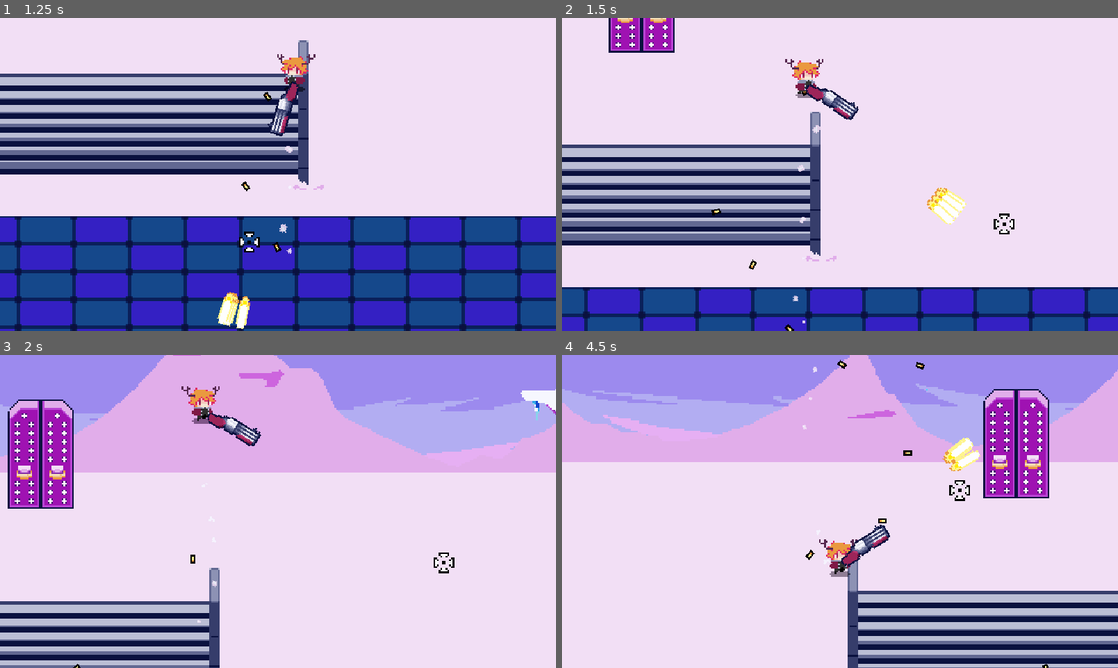
Above: before the commit, frames 1-4 (two rows, left to right).
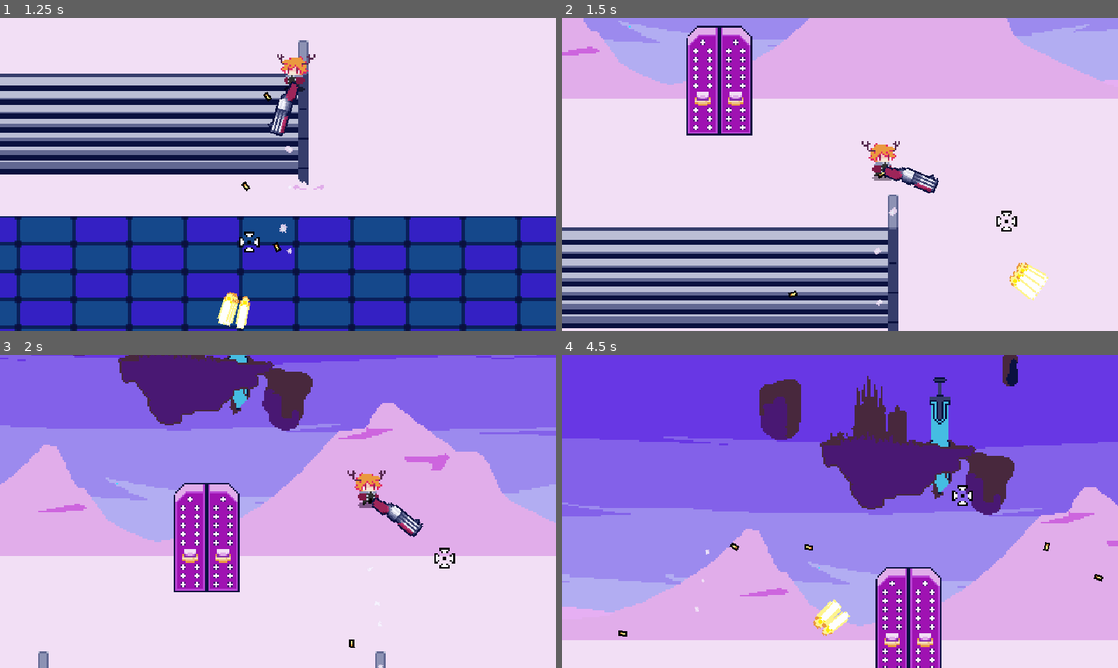
Above: after the commit, the same moments.

Repository: gisotra/protoroguelike
Game: Godot game, scene res://scenes/levels/lobby_room.tscn
Same seed, same stepped clock (60 frames per second), same inputs: the game is played once before the commit and once after it. This scene is started directly instead of the project's main scene.
Inputs (mouse positions are in pixels of both pictures, inside the frame that each line leads up to):
- Up to frame 1 (1.25 s): move the mouse to (250, 237) at 0.52 s; press the mouse at (250, 237) at 0.53 s; hold W (move_up) from 0.53 s (still down)
- Up to frame 2 (1.5 s): keep holding W (move_up); move the mouse to (1006, 221) at 1.27 s; release the mouse at (1006, 221) at 1.28 s; click (1006, 221) at 1.35 s
- Up to frame 3 (2 s): keep holding W (move_up)
- Up to frame 4 (4.5 s): move the mouse to (673, 464) at 2.02 s; release W (move_up) at 2.03 s; press the mouse at (673, 464) at 2.03 s; hold A (move_left) 2.03-3.53 s; move the mouse to (867, 511) at 2.77 s; release the mouse at (867, 511) at 2.78 s; click (867, 511) at 2.85 s; move the mouse to (756, 433) at 3.52 s; press the mouse at (756, 433) at 3.53 s; hold S (move_down) 3.53-4.28 s; move the mouse to (962, 495) at 4.27 s; release the mouse at (962, 495) at 4.28 s; hold D (move_right) from 4.28 s (still down); click (962, 495) at 4.35 s

Frame 1 is identical in both runs. In frame 2, 66% of the frame differs, in the area x 0-100%, y 0-100%; in frame 3, 71%; in frame 4, 95%.

Commit message:
guided camera

Diff:
--- a/scenes/levels/cinematic_area.gd
+++ b/scenes/levels/cinematic_area.gd
@@ -6,4 +6,11 @@
 
 func _on_body_entered(body: Node2D) -> void:
 	if body is Player:
+		camera.camera_states = camera.states.GUIDED
 		camera.position = lerp(camera.position, marker.position, 0.7)
+
+
+
+func _on_body_exited(body: Node2D) -> void:
+	if body is Player:
+		camera.camera_states = camera.states.AIM
--- a/scenes/levels/lobby_room.tscn
+++ b/scenes/levels/lobby_room.tscn
@@ -96,5 +96,6 @@
 position = Vector2(0, -150)
 
 [connection signal="body_entered" from="scenary/cinematicArea" to="scenary/cinematicArea" method="_on_body_entered"]
+[connection signal="body_exited" from="scenary/cinematicArea" to="scenary/cinematicArea" method="_on_body_exited"]
 
 [editable path="scenary/Gate"]
--- a/scenes/weapons/bullet_shell.tscn
+++ b/scenes/weapons/bullet_shell.tscn
@@ -1,6 +1,33 @@
 [gd_scene load_steps=5 format=3 uid="uid://cwpvstasp4x1l"]
 
 [ext_resource type="Script" uid="uid://cfdlpyxd8s0o3" path="res://scripts/weapons/bullet_shell.gd" id="1_rgbfu"]
+
+[sub_resource type="Animation" id="Animation_qt1ti"]
+length = 0.001
+tracks/0/type = "value"
+tracks/0/imported = false
+tracks/0/enabled = true
+tracks/0/path = NodePath("spr_shell:modulate")
+tracks/0/interp = 1
+tracks/0/loop_wrap = true
+tracks/0/keys = {
+"times": PackedFloat32Array(0),
+"transitions": PackedFloat32Array(1),
+"update": 0,
+"values": [Color(1, 1, 1, 1)]
+}
+tracks/1/type = "value"
+tracks/1/imported = false
+tracks/1/enabled = true
+tracks/1/path = NodePath("spr_shell:scale")
+tracks/1/interp = 1
+tracks/1/loop_wrap = true
+tracks/1/keys = {
+"times": PackedFloat32Array(0),
+"transitions": PackedFloat32Array(1),
+"update": 0,
+"values": [Vector2(1, 1)]
+}
 
 [sub_resource type="Animation" id="Animation_rgbfu"]
 resource_name = "disappear"
@@ -30,33 +57,6 @@
 "values": [Vector2(1, 1), Vector2(1.5, 1.5), Vector2(0.5, 0.5), Vector2(1e-05, 1e-05)]
 }
 
-[sub_resource type="Animation" id="Animation_qt1ti"]
-length = 0.001
-tracks/0/type = "value"
-tracks/0/imported = false
-tracks/0/enabled = true
-tracks/0/path = NodePath("spr_shell:modulate")
-tracks/0/interp = 1
-tracks/0/loop_wrap = true
-tracks/0/keys = {
-"times": PackedFloat32Array(0),
-"transitions": PackedFloat32Array(1),
-"update": 0,
-"values": [Color(1, 1, 1, 1)]
-}
-tracks/1/type = "value"
-tracks/1/imported = false
-tracks/1/enabled = true
-tracks/1/path = NodePath("spr_shell:scale")
-tracks/1/interp = 1
-tracks/1/loop_wrap = true
-tracks/1/keys = {
-"times": PackedFloat32Array(0),
-"transitions": PackedFloat32Array(1),
-"update": 0,
-"values": [Vector2(1, 1)]
-}
-
 [sub_resource type="AnimationLibrary" id="AnimationLibrary_whxjy"]
 _data = {
 &"RESET": SubResource("Animation_qt1ti"),
--- a/scripts/camera/camera.gd
+++ b/scripts/camera/camera.gd
@@ -2,6 +2,11 @@
 class_name GameCamera
 
 @export var player: Node2D
+@export var camera_states: states
+enum states {
+	AIM,
+	GUIDED
+}
 
 #Mouse Oriented Camera
 var desired_offset: Vector2
@@ -12,17 +17,25 @@
 var shake_fade: float = 10.0
 var shake_strength: float
 
+func _ready():
+	camera_states = states.AIM
+
+
 # Called every frame. 'delta' is the elapsed time since the previous frame.
 func _process(delta: float) -> void:
-	desired_offset = (get_global_mouse_position() - position) * 0.5
-	desired_offset.x = clamp(desired_offset.x, min_off_set, max_off_set)
-	desired_offset.y = clamp(desired_offset.y, min_off_set / 2.0, max_off_set / 2.0)
+	match camera_states:
+		states.AIM:
+			desired_offset = (get_global_mouse_position() - position) * 0.5
+			desired_offset.x = clamp(desired_offset.x, min_off_set, max_off_set)
+			desired_offset.y = clamp(desired_offset.y, min_off_set / 2.0, max_off_set / 2.0)
 
-	global_position = player.global_position + desired_offset
-	#handles shaking
-	if shake_strength > 0:
-		shake_strength = lerp(shake_strength, 0.0, shake_fade * delta)
-		offset = Vector2(randf_range(-shake_strength, shake_strength), randf_range(-shake_strength, shake_strength))
-
+			global_position = player.global_position + desired_offset
+			#handles shaking
+			if shake_strength > 0:
+				shake_strength = lerp(shake_strength, 0.0, shake_fade * delta)
+				offset = Vector2(randf_range(-shake_strength, shake_strength), randf_range(-shake_strength, shake_strength))
+		#states.GUIDED:
+			#print("omg")
 func trigger_shake(max_shake: float):
-	shake_strength = max_shake
+	if camera_states == states.AIM:
+		shake_strength = max_shake
